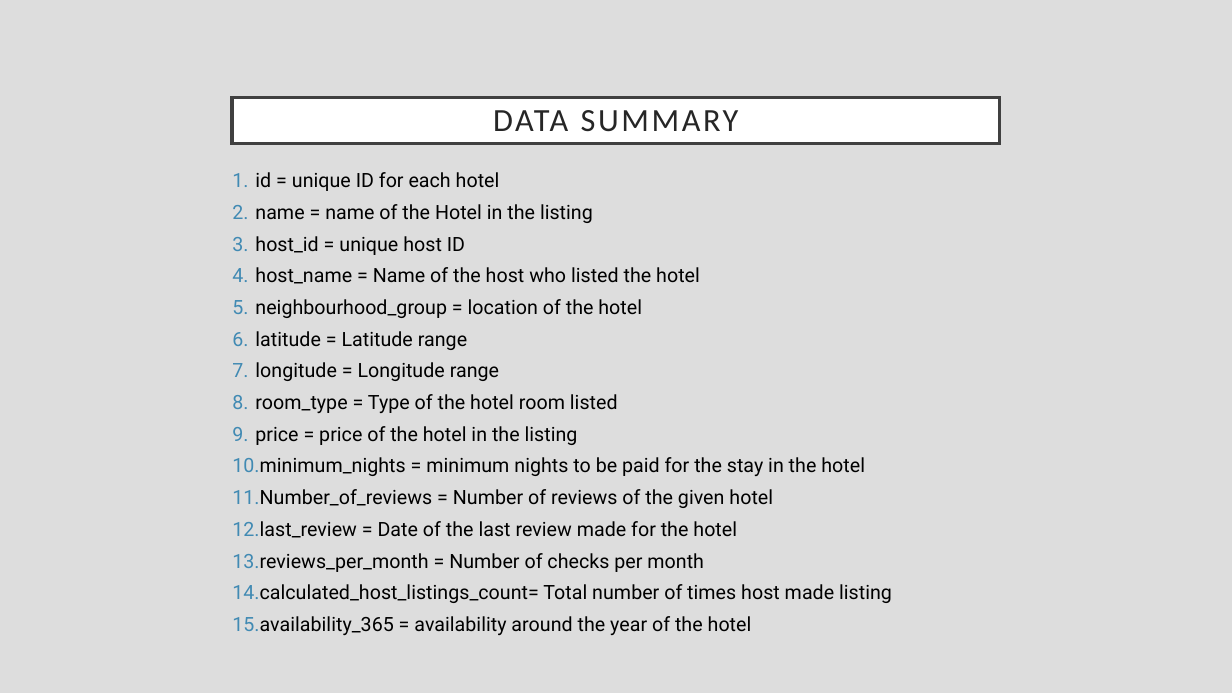
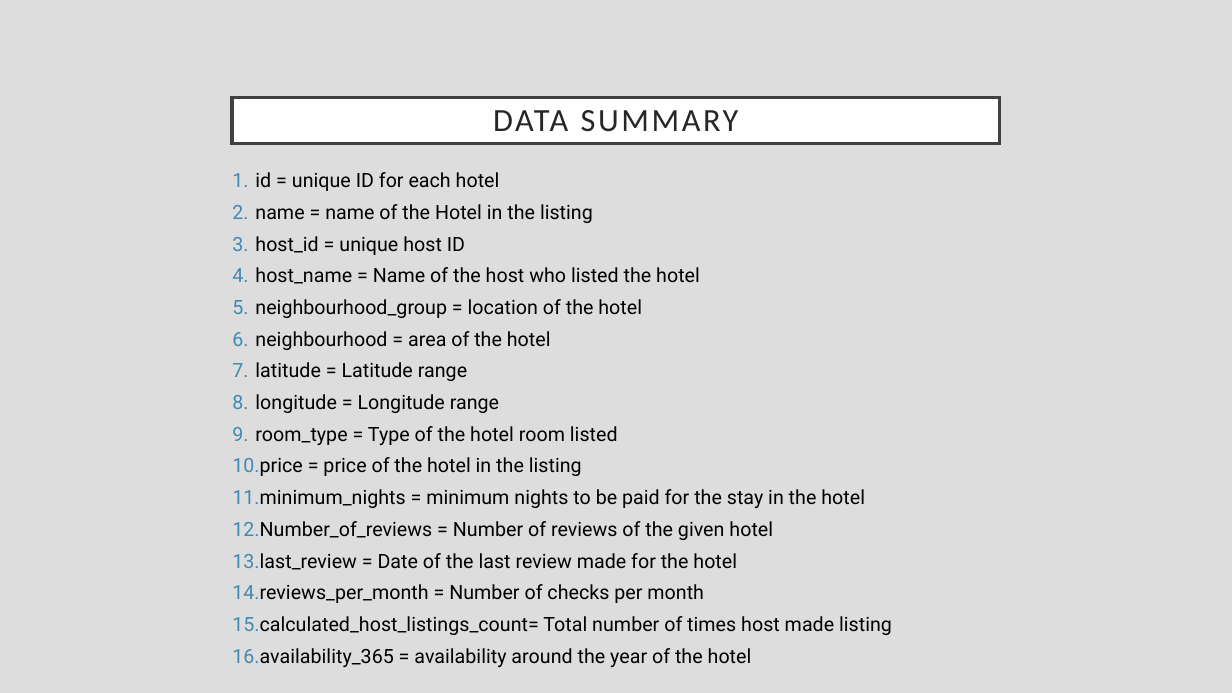
Before and after one commit to ayushambhore/Airbnb-EDA, a slide deck: slide 3 of presentation-EDA-aribnb.pptx. Drawn at 1232x693 pixels with LibreOffice and Linux fonts; fonts in the diff are those of the drawing. Boxes give left, top, right and bottom in pixels: in the first picture for what was removed or moved away, otherwise in the second. Text is boxed around its words. In the diff, an @@ line names an element or a change of style, - is before the commit and + after.

```diff
--- a/presentation-EDA-aribnb.pptx
+++ b/presentation-EDA-aribnb.pptx
@@ text at (255,331,551,350): paragraph added @@
+6. neighbourhood = area of the hotel
```
Also in this commit, not shown: 2 other slides changed, 1 slide added, 1 slide removed.
